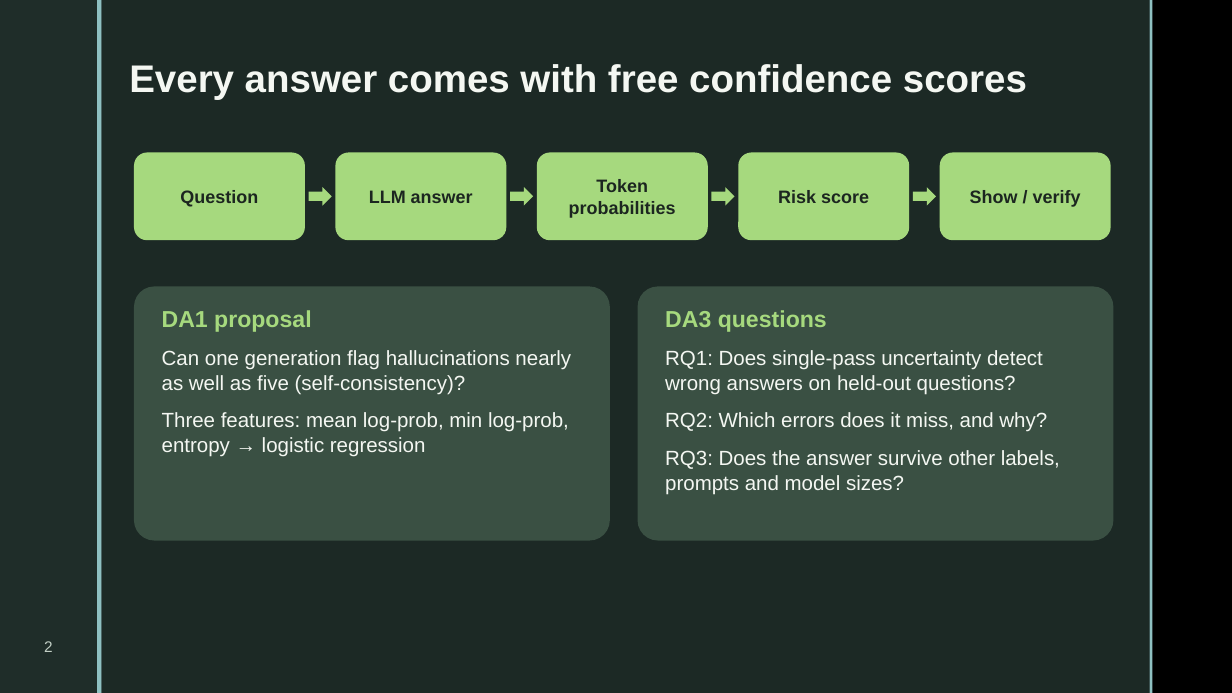
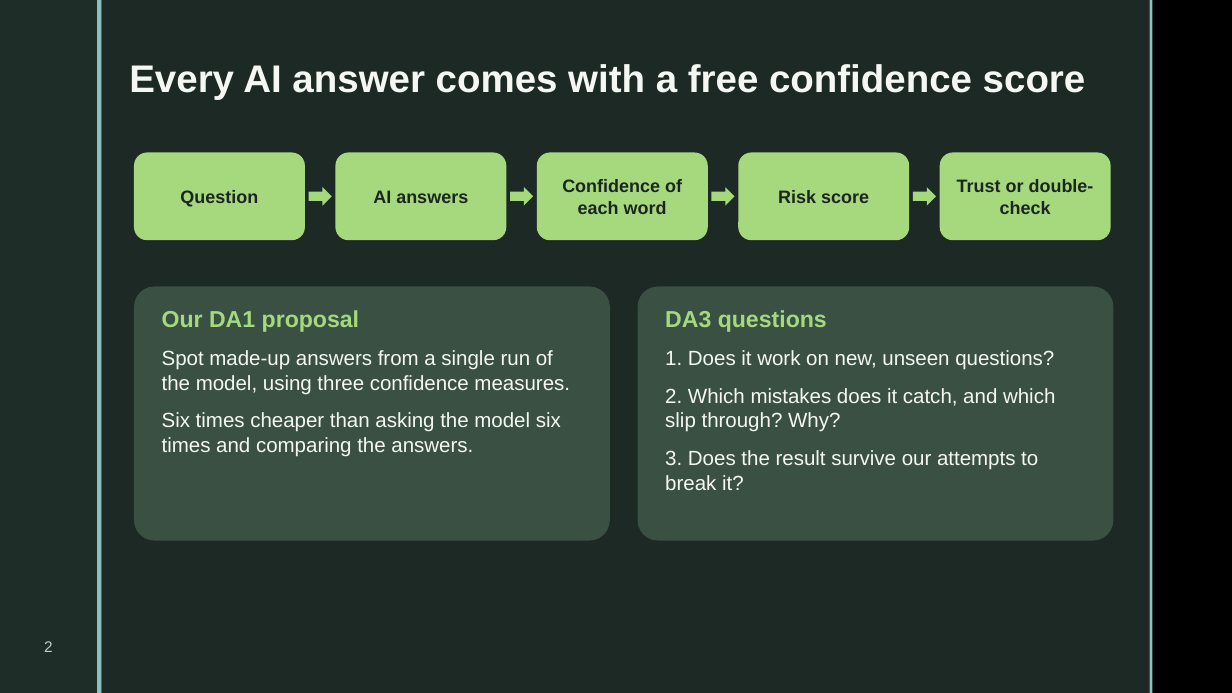
Before and after one commit to gouthamkrishna404/hallucination-detection, a slide deck: slide 2 of presentation/DA3_Hallucination_Detection.pptx. Drawn at 1232x693 pixels with LibreOffice and Linux fonts; fonts in the diff are those of the drawing; background and template pictures are left out. Boxes give left, top, right and bottom in pixels: in the first picture for what was removed or moved away, otherwise in the second. Text is boxed around its words. In the diff, an @@ line names an element or a change of style, - is before the commit and + after.

```diff
--- a/presentation/DA3_Hallucination_Detection.pptx
+++ b/presentation/DA3_Hallucination_Detection.pptx
@@ text at [129, 64, 1086, 99]: text changed @@
-Every answer comes with free confidence scores
+Every AI answer comes with a free confidence score
@@ text in rounded rectangle at [562, 179, 682, 214]: text changed @@
-Token probabilities
+Confidence of each word
@@ text in rounded rectangle at [957, 179, 1094, 214]: text changed @@
-Show / verify
+Trust or double-check
@@ text in rounded rectangle at [373, 190, 468, 203]: text changed @@
-LLM answer
+AI answers
@@ text at [162, 310, 570, 457]: text changed @@
-DA1 proposal
-Can one generation flag hallucinations nearly as well as five (self-consistency)?
-Three features: mean log-prob, min log-prob, entropy → logistic regression
+Our DA1 proposal
+Spot made-up answers from a single run of the model, using three confidence measures.
+Six times cheaper than asking the model six times and comparing the answers.
@@ text at [665, 350, 1055, 490]: text changed @@
-RQ1: Does single-pass uncertainty detect wrong answers on held-out questions?
-RQ2: Which errors does it miss, and why?
-RQ3: Does the answer survive other labels, prompts and model sizes?
+1. Does it work on new, unseen questions?
+2. Which mistakes does it catch, and which slip through? Why?
+3. Does the result survive our attempts to break it?
```
Also in this commit, not shown: 14 other slides changed, 1 slide added, 1 slide removed, 6 other files.
